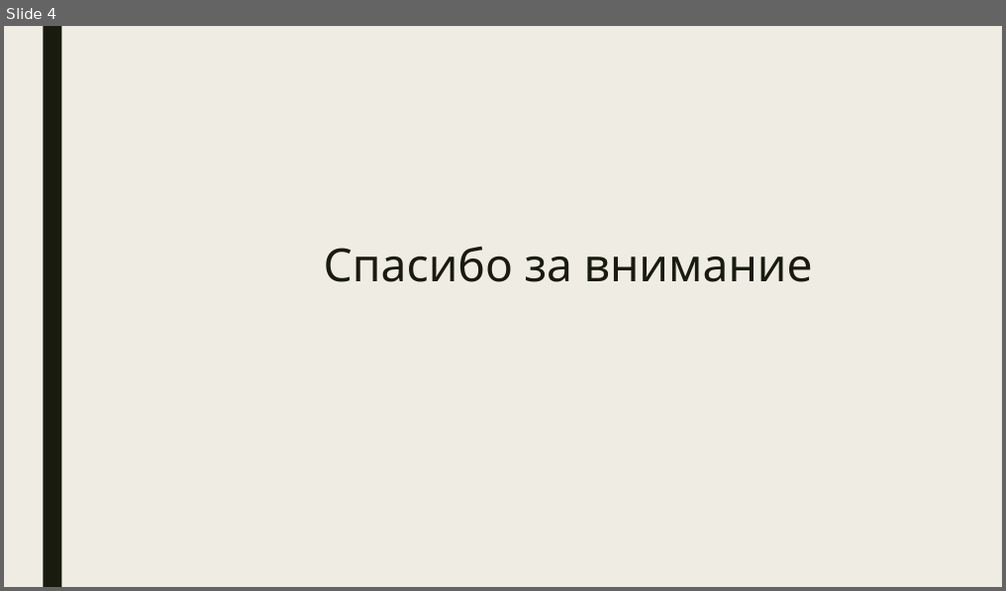
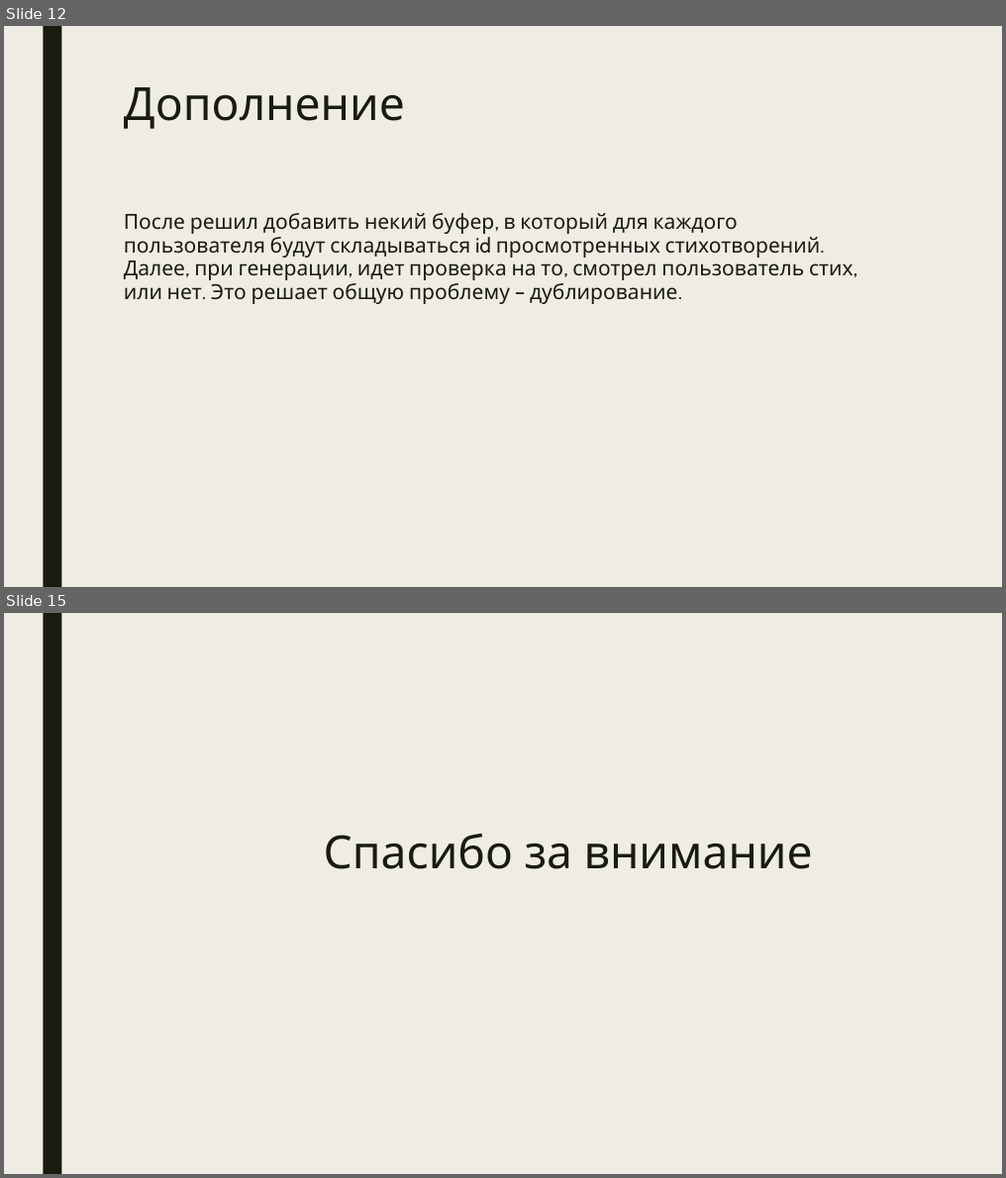
Before and after one commit to nsuglob/alice-generate-poems, a slide deck: doc_ru.pptx. Shown one above the other, each under a label of ours: slide 4 before the commit, slides 12 and 15 after it; the slides between them are not shown. The pictures are 1006x591 and 1006x1178 pixels, drawn with LibreOffice and Linux fonts; fonts in the diff are those of the drawing. Boxes give left, top, right and bottom in pixels: in the first picture for what was removed or moved away, otherwise in the second. Text is boxed around its words. In the diff, an @@ line names an element or a change of style, - is before the commit and + after.

```diff
--- a/doc_ru.pptx
+++ b/doc_ru.pptx
@@ slide 12 added at (4, 26, 1002, 587), background #EFEDE3; not listed: 1 template element that a slide beside it also shows @@
@@ text added at (124, 87, 405, 129), 44 pt, text #191B0E @@
+Дополнение
@@ text added at (124, 213, 853, 304), 20 pt, text #191B0E @@
+После решил добавить некий буфер, в который для каждого пользователя будут складываться id просмотренных стихотворений. Далее, при генерации, идет проверка на то, смотрел пользователь стих, или нет. Это решает общую проблему – дублирование.
@@ what was slide 4 is now slide 15 @@
```
Also in this commit, not shown: 3 slides changed, 10 other slides added.
